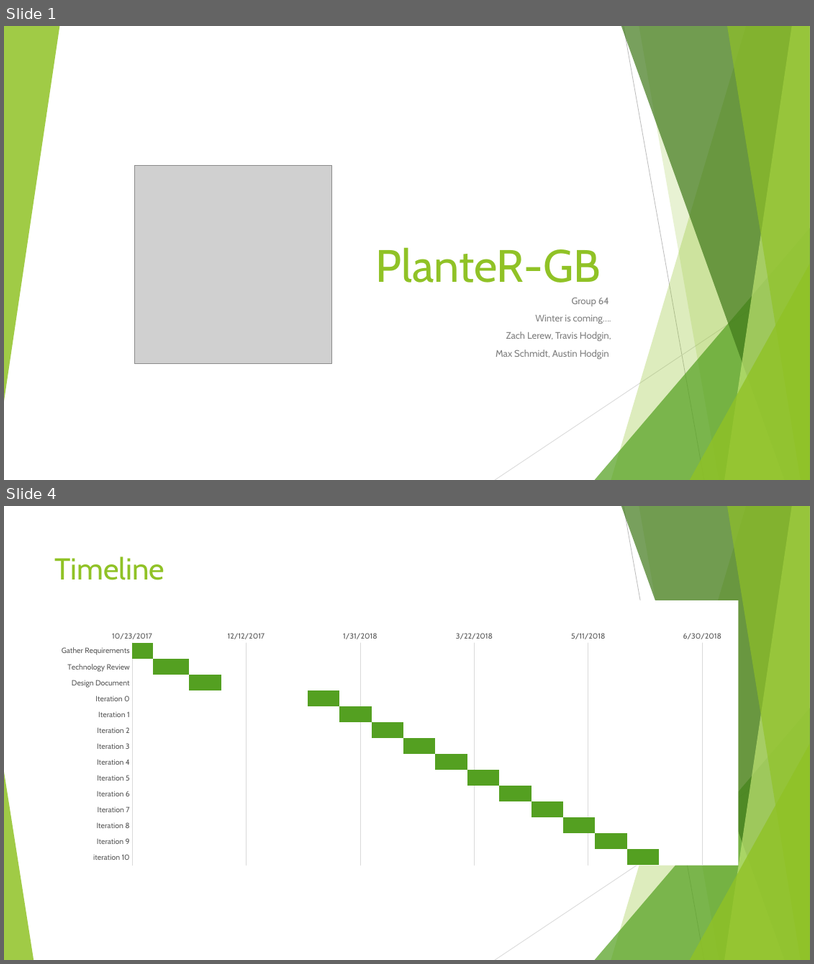
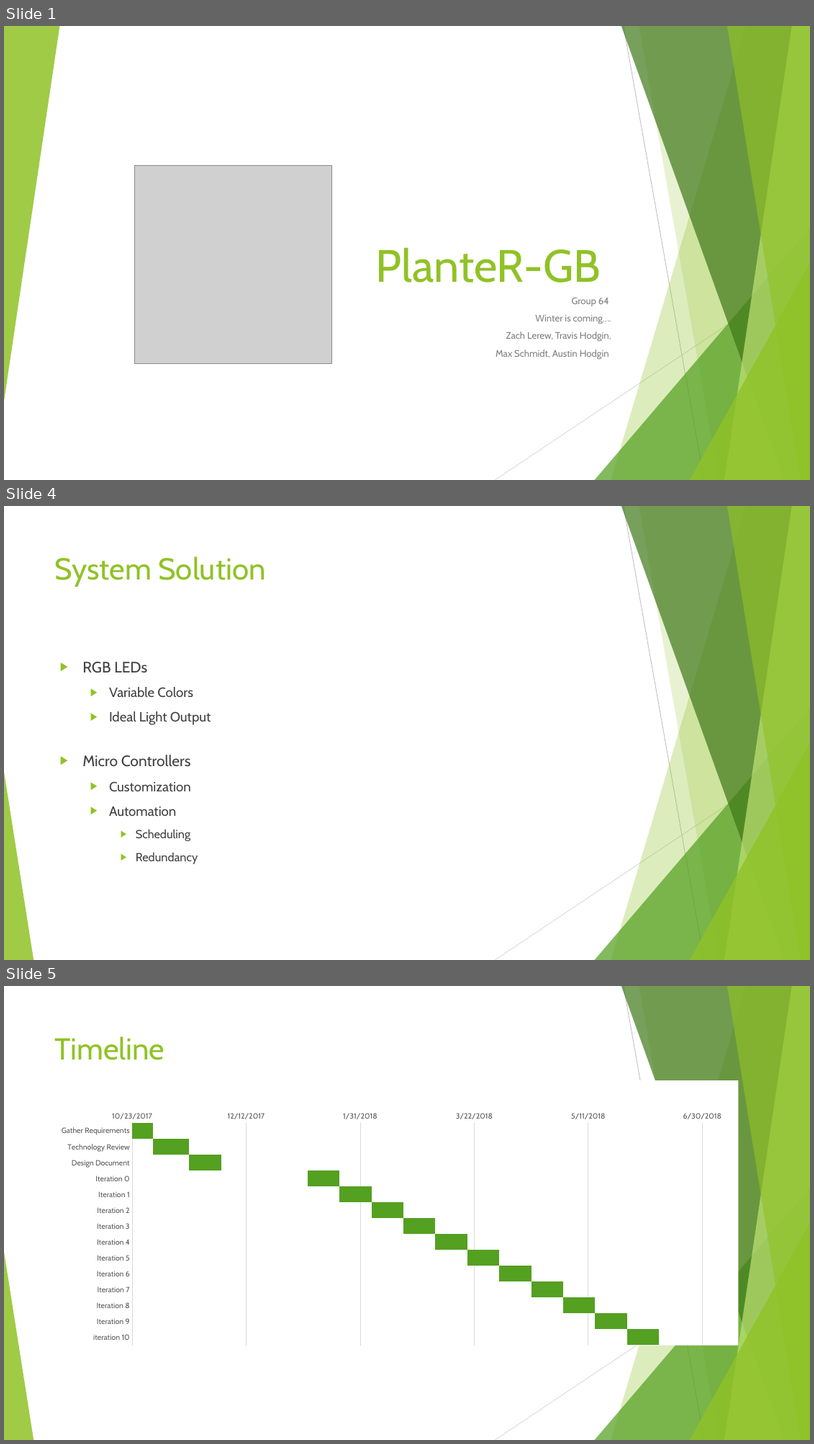
Before and after one commit to HodginAustin/Winter-Is-Coming, a slide deck: Documents/PresentationFall/Fall Presentation.pptx. Shown one above the other, each under a label of ours: slides 1 and 4 before the commit, slides 1, 4 and 5 after it; the slides between them are not shown. The pictures are 814x964 and 814x1444 pixels, drawn with LibreOffice and Linux fonts; fonts in the diff are those of the drawing; grey boxes stand for pictures. Boxes give left, top, right and bottom in pixels: in the first picture for what was removed or moved away, otherwise in the second. Text is boxed around its words. In the diff, an @@ line names an element or a change of style, - is before the commit and + after.

```diff
--- a/Documents/PresentationFall/Fall Presentation.pptx
+++ b/Documents/PresentationFall/Fall Presentation.pptx
@@ slide 4 added at (4, 506, 810, 960), background #FFFFFF; not listed: 10 template elements that a slide beside it also shows @@
@@ text added at (54, 556, 265, 587), 36 pt, text #90C226 @@
+System Solution
@@ text added at (82, 662, 211, 864), 16 pt, text #404040 @@
+▶ RGB LEDs
+  ▶ Variable Colors
+  ▶ Ideal Light Output
+▶ Micro Controllers
+  ▶ Customization
+  ▶ Automation
+    ▶ Scheduling
+    ▶ Redundancy
@@ what was slide 4 is now slide 5 @@
```
Also in this commit, not shown: 1 slide changed, 2 other slides added, 1 slide removed.
